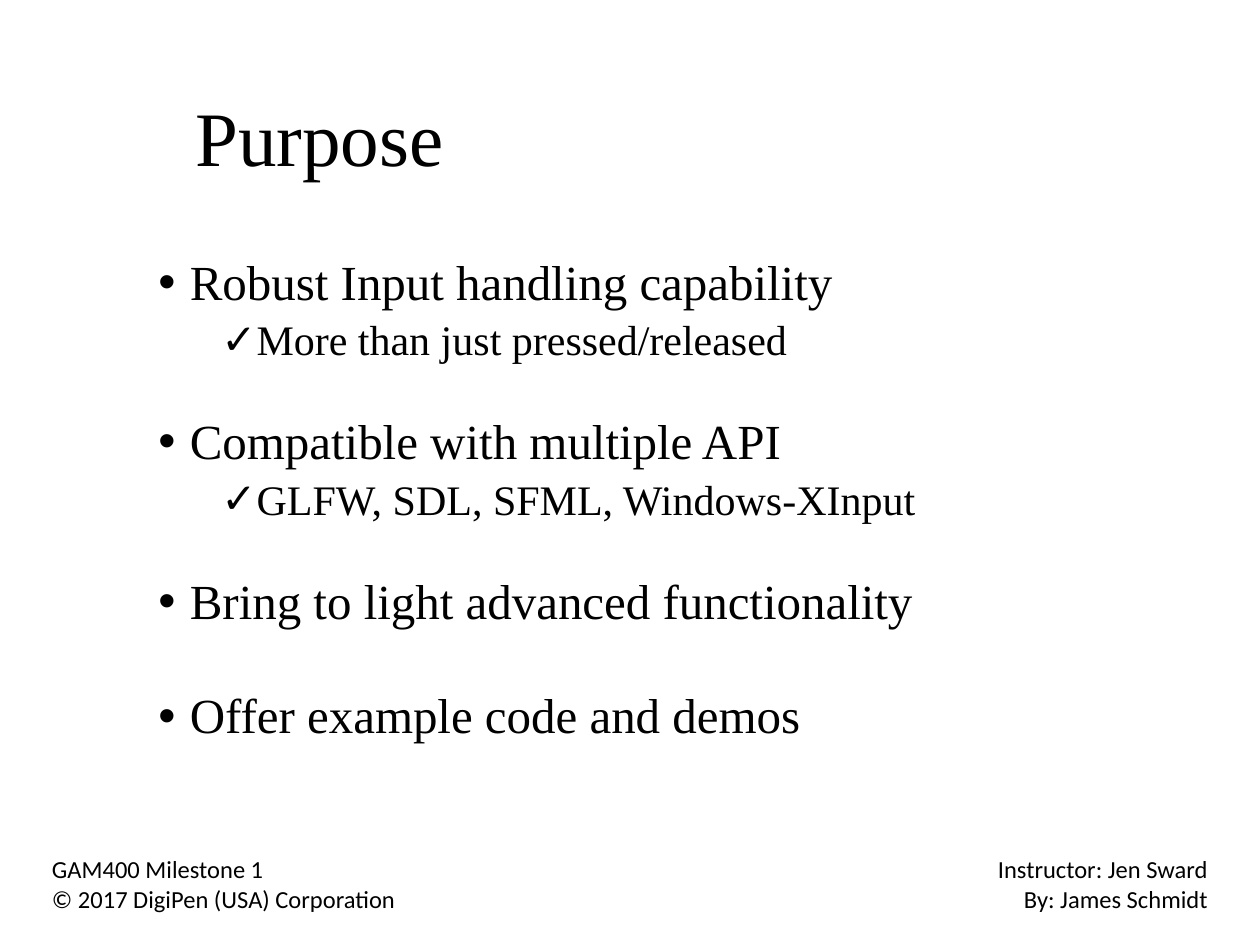
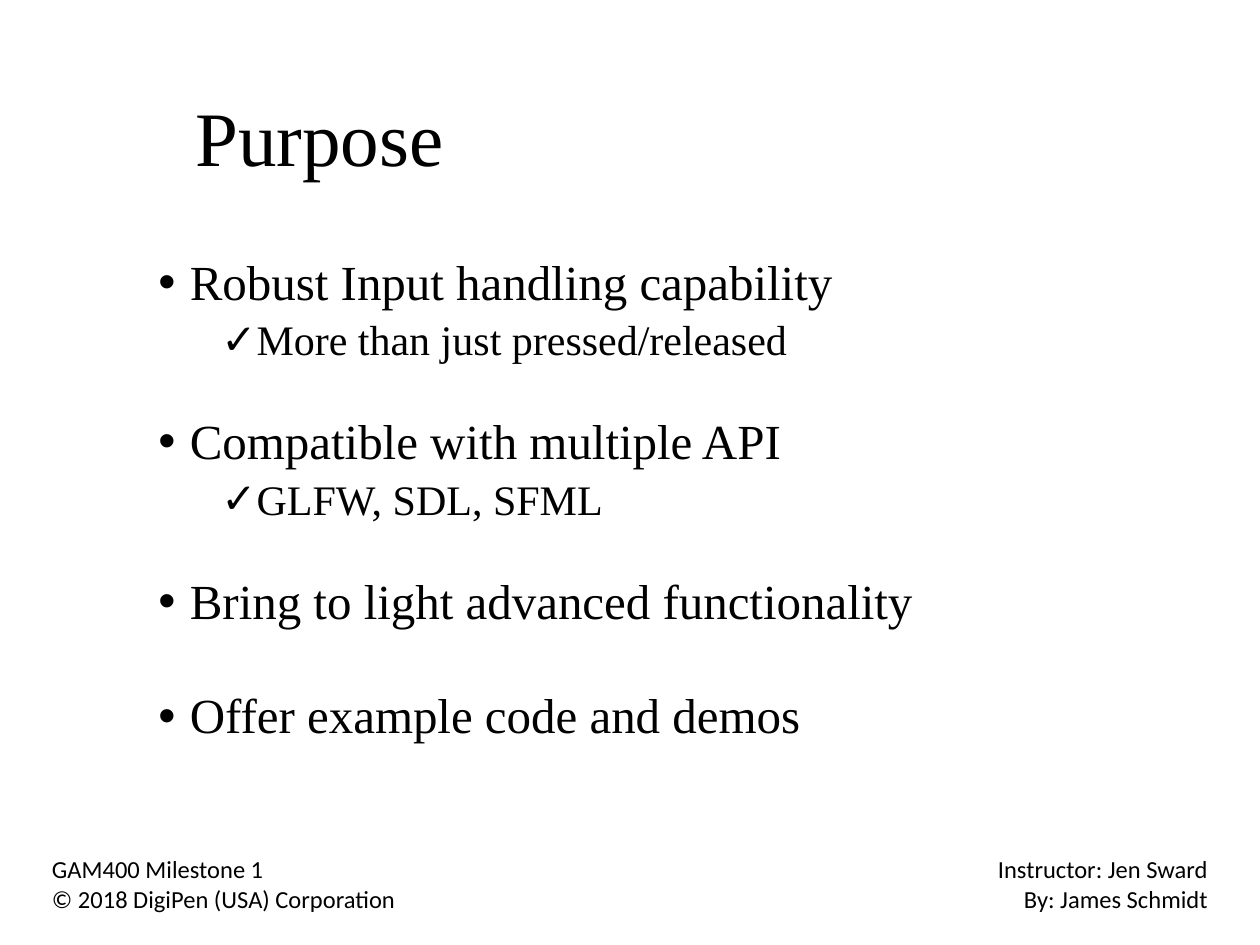
Before and after one commit to NekoTenshi87/SInput, a slide deck: slide 2 of Docs/Milestone1.pptx. Drawn at 1260x945 pixels with LibreOffice and Linux fonts; fonts in the diff are those of the drawing; background and template pictures are left out. Boxes give left, top, right and bottom in pixels: in the first picture for what was removed or moved away, otherwise in the second. Text is boxed around its words. In the diff, an @@ line names an element or a change of style, - is before the commit and + after.

```diff
--- a/Docs/Milestone1.pptx
+++ b/Docs/Milestone1.pptx
@@ text at bbox=[257, 487, 603, 522]: text changed @@
-  ✓ GLFW, SDL, SFML, Windows-XInput
+  ✓ GLFW, SDL, SFML
@@ text at bbox=[78, 890, 394, 913]: text changed @@
-© 2017 DigiPen (USA) Corporation
+© 2018 DigiPen (USA) Corporation
```
Also in this commit, not shown: 7 other slides changed, 2 slides added, 26 other files.
